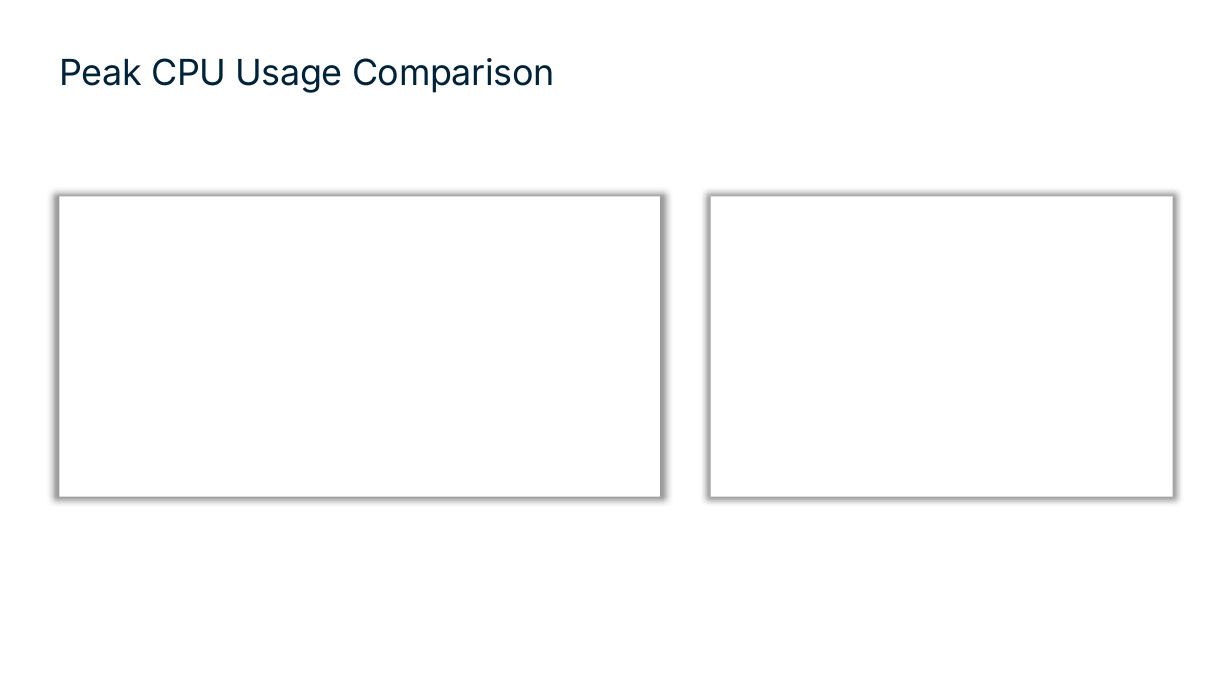
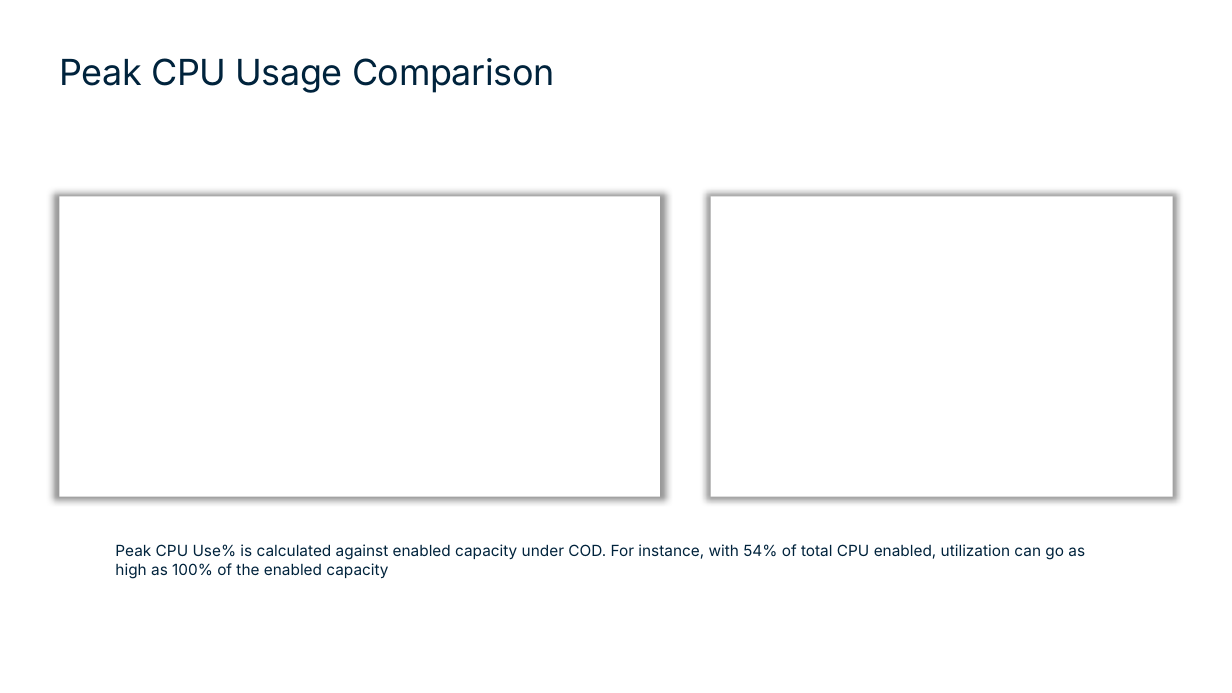
Before and after one commit to tdcoa/systasks, a slide deck: slide 11 of Solutions/ppt/Vantage Health Check Trends v1.0.pptx. Drawn at 1232x693 pixels with LibreOffice and Linux fonts; fonts in the diff are those of the drawing; background and template pictures are left out. Boxes give left, top, right and bottom in pixels: in the first picture for what was removed or moved away, otherwise in the second. Text is boxed around its words. In the diff, an @@ line names an element or a change of style, - is before the commit and + after.

```diff
--- a/Solutions/ppt/Vantage Health Check Trends v1.0.pptx
+++ b/Solutions/ppt/Vantage Health Check Trends v1.0.pptx
@@ text added at (115, 544, 1085, 579), 12 pt, text #00233C @@
+Peak CPU Use% is calculated against enabled capacity under COD. For instance, with 54% of total CPU enabled, utilization can go as high as 100% of the enabled capacity
```
Also in this commit, not shown: 1 other slide changed, 13 other files.
